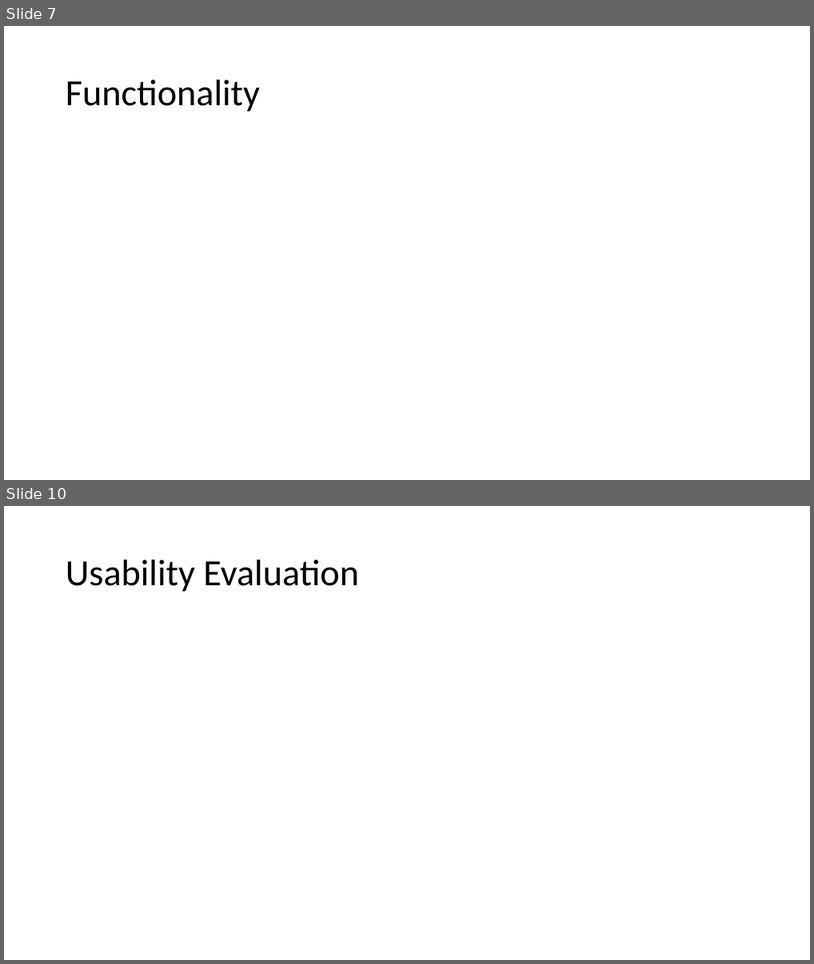
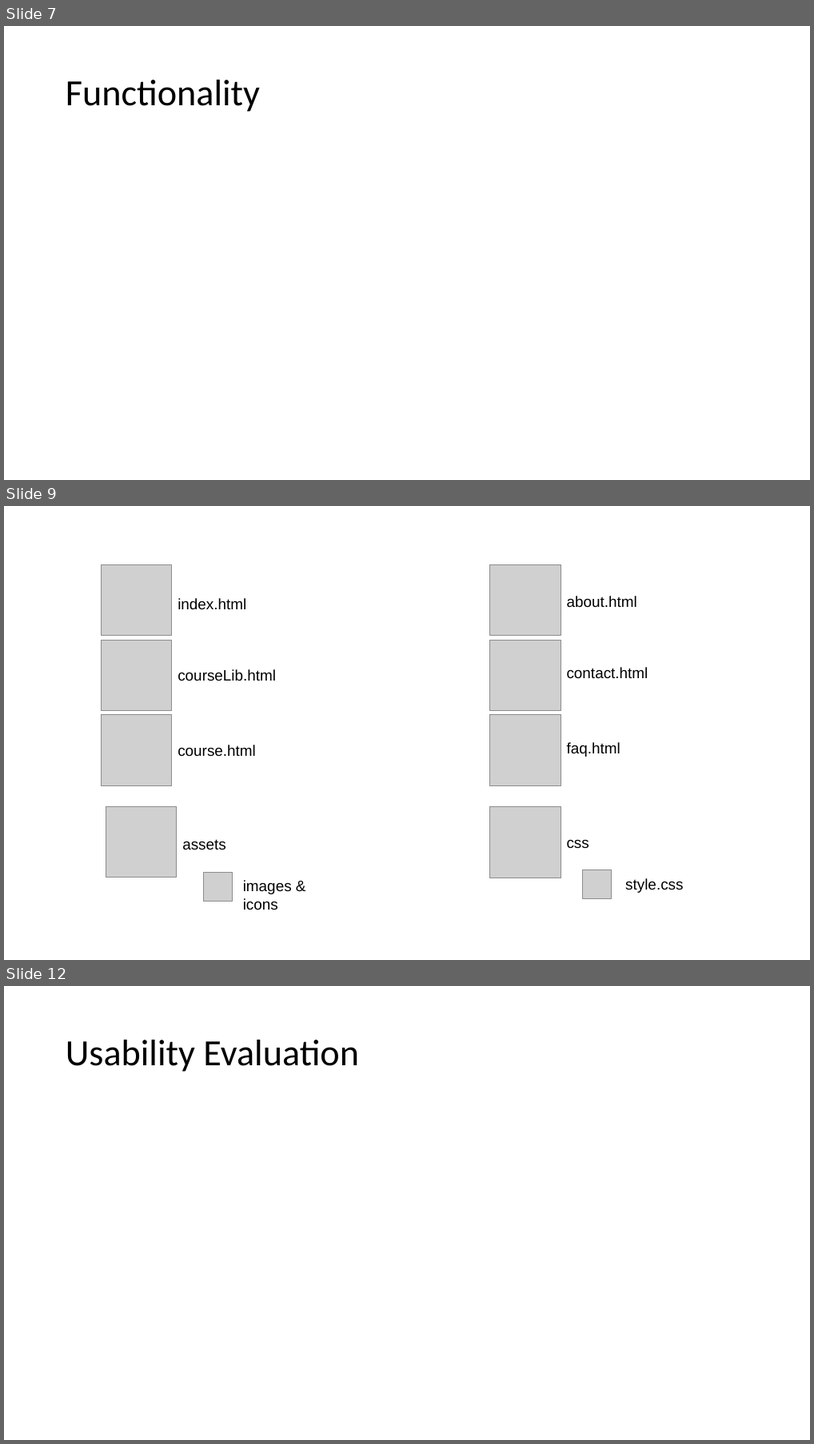
Before and after one commit to mmmarkyb/int-elligence, a slide deck: report/presentation.pptx. Shown one above the other, each under a label of ours: slides 7 and 10 before the commit, slides 7, 9 and 12 after it; the slides between them are not shown. The pictures are 814x964 and 814x1444 pixels, drawn with LibreOffice and Linux fonts; fonts in the diff are those of the drawing; grey boxes stand for pictures. Boxes give left, top, right and bottom in pixels: in the first picture for what was removed or moved away, otherwise in the second. Text is boxed around its words. In the diff, an @@ line names an element or a change of style, - is before the commit and + after.

```diff
--- a/report/presentation.pptx
+++ b/report/presentation.pptx
@@ slide 9 added at (x1=4, y1=506, x2=810, y2=960), background #FFFFFF @@
@@ group added at (x1=102, y1=564, x2=683, y2=910): 10 pictures, 10 texts @@
+assets
+index.html
+courseLib.html
+course.html
+css
+about.html
+contact.html
+faq.html
+style.css
+images & icons
@@ what was slide 10 is now slide 12 @@
```
Also in this commit, not shown: 4 slides changed, 4 other slides added, 3 slides removed.
